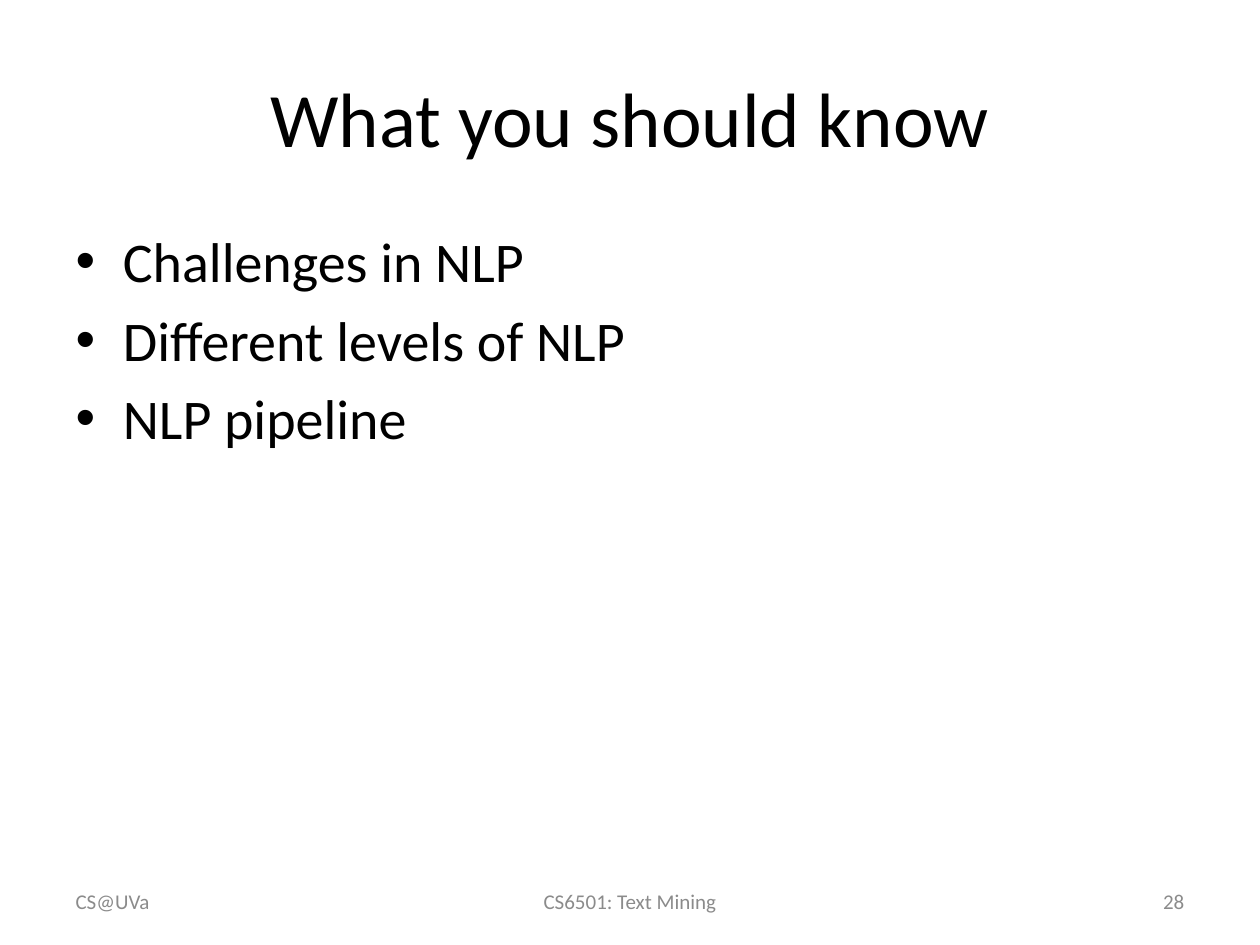
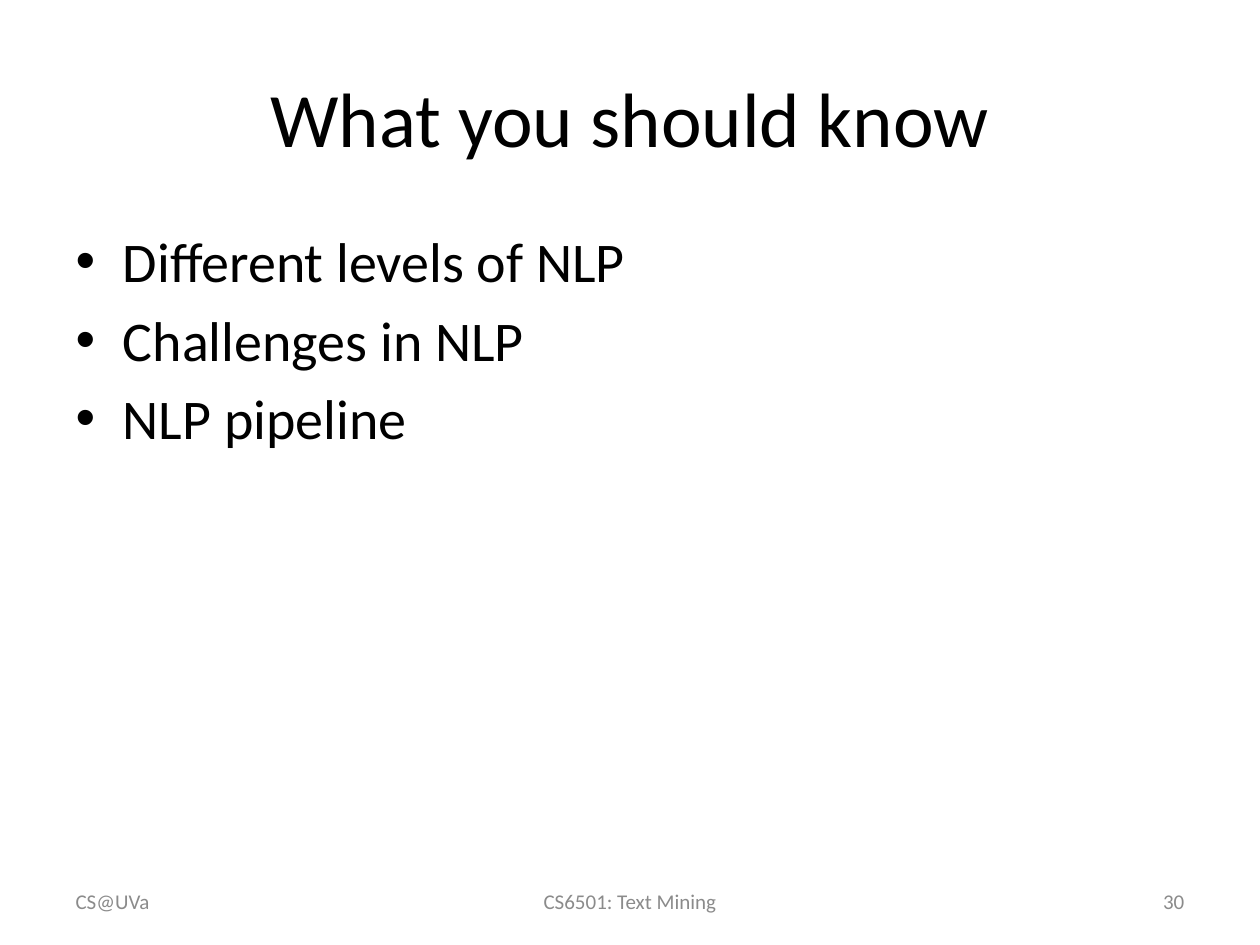
Before and after one commit to wang296/CS6501-Text-Mining, a slide deck: slide 30 of docs/IntroductionToNLP.pptx (slide 28 before the commit). Drawn at 1260x945 pixels with LibreOffice and Linux fonts; fonts in the diff are those of the drawing. Boxes give left, top, right and bottom in pixels: in the first picture for what was removed or moved away, otherwise in the second. Text is boxed around its words. In the diff, an @@ line names an element or a change of style, - is before the commit and + after.

Commit message:
pos tag slides

```diff
--- a/docs/IntroductionToNLP.pptx
+++ b/docs/IntroductionToNLP.pptx
@@ text at box(123, 243, 625, 283): paragraph added @@
+• Different levels of NLP
@@ text at box(123, 322, 625, 362): paragraph removed @@
-• Different levels of NLP
@@ page number at box(1163, 895, 1184, 909): text changed @@
-28
+30
```
Also in this commit, not shown: 1 other slide changed, 2 slides added, 3 other files.
